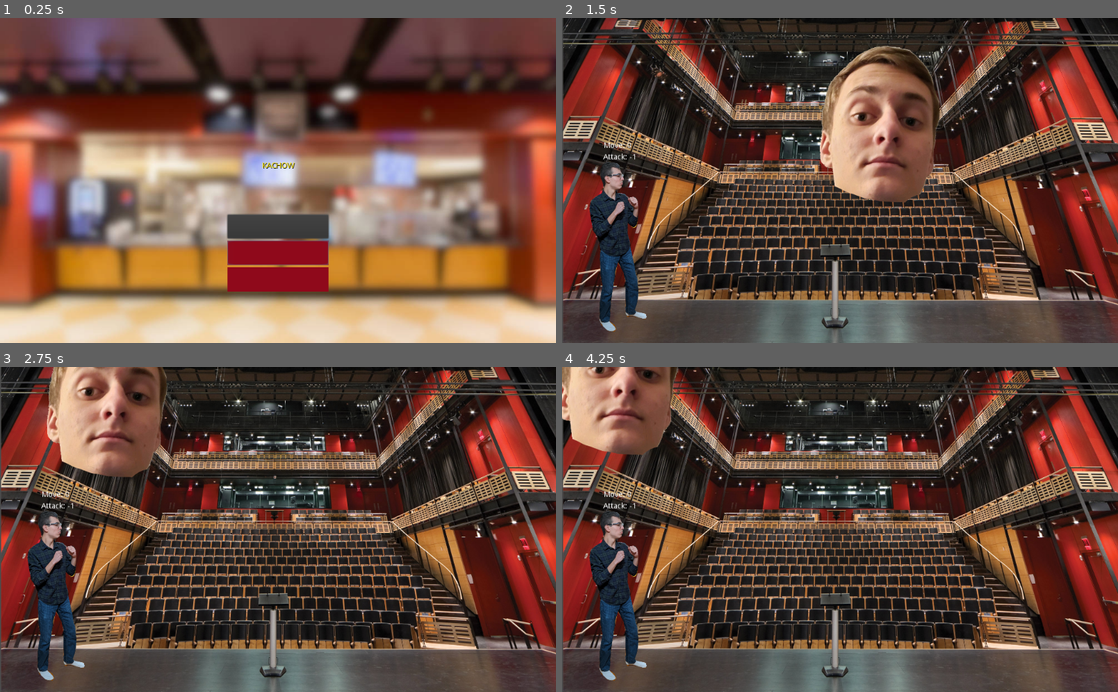
Above: before the commit, frames 1-4 (two rows, left to right).
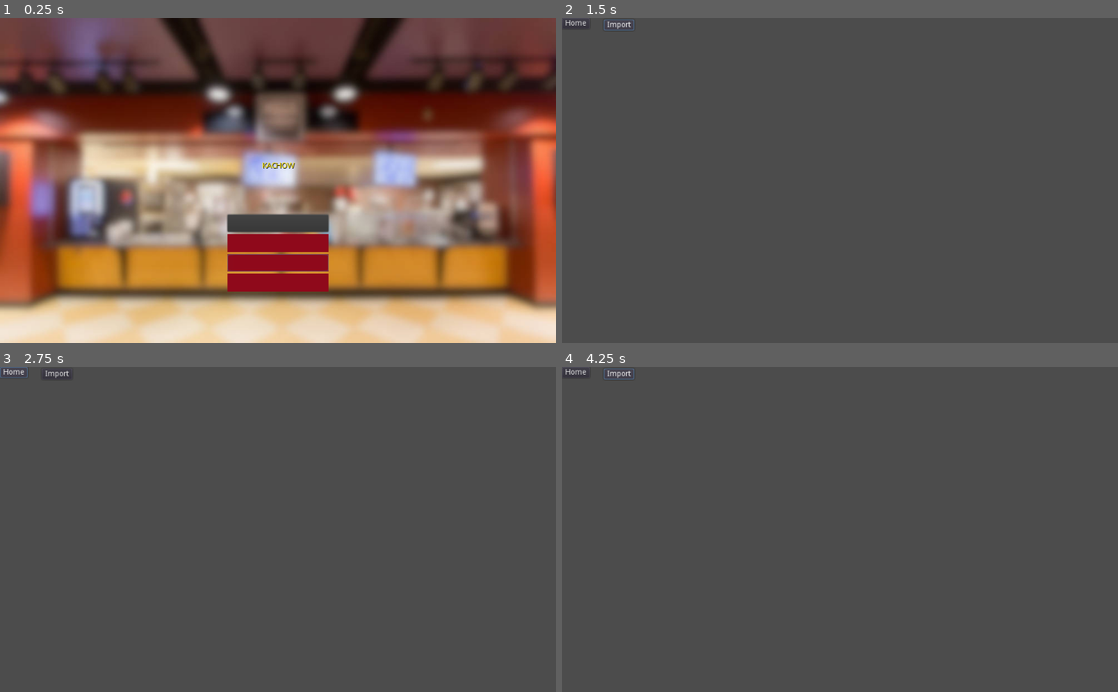
Above: after the commit, the same moments.

Repository: Apexal/wrathskeller
Game: Godot game, scene res://src/scenes/menu/Menu.tscn
Two runs of this game, one before a commit and one after it. Both use one fixed random seed, a clock stepped at 60 frames per second and the inputs below.
Inputs (mouse positions are in pixels of both pictures, inside the frame that each line leads up to):
- Up to frame 1 (0.25 s): no input
- Up to frame 2 (1.5 s): click (840, 242) at 0.5 s, where only the run after the commit has a clickable "Manage Characters"; click (617, 24) at 1.25 s, where only the run after the commit has a clickable "Import"
- Up to frame 3 (2.75 s): click (11, 373) at 2 s, where only the run after the commit has a clickable "Home"
- Up to frame 4 (4.25 s): click (573, 373) at 2.75 s, where only the run after the commit has a clickable "Home"; click (617, 373) at 3.5 s, where only the run after the commit has a clickable "Import"

The runs differ from the first frame. In frame 1, 1.0% of the frame differs, in the area x 40-60%, y 65-79%; in frame 2, 87%, in the area x 0-100%, y 0-100%; in frame 3, 87%; in frame 4, 86%.

Commit message:
Add menu button to manage characters

Diff:
--- a/src/scenes/characters/ManageCharacter.gd
+++ b/src/scenes/characters/ManageCharacter.gd
@@ -9,7 +9,7 @@
 	character_root.name = character_data["name"]
 	return character_root
 
-func _save_character(character_node):
+func _serialize_character(character_node):
 	var scene = PackedScene.new()
 	var result = scene.pack(character_node)
 	if result == OK:
@@ -18,12 +18,8 @@
 			print(error)
 			push_error("An error occurred while saving the character to disk.")
 
-func _on_Import_pressed():
-	_save_character(_create_character({
-		"name": "No"
-	}))
-
-func _ready():
+func _deserialize_characters():
+	var characters = []
 	var dir = Directory.new()
 	if dir.open("user://") == OK:
 		dir.list_dir_begin()
@@ -32,7 +28,15 @@
 			if not dir.current_is_dir():
 				if file_name.ends_with(".scn"):
 					var character = load("user://" + file_name).instance()
-					var label = Label.new()
-					label.text = character.name
-					$GridContainer.add_child(label)
+					characters.append(character)
 			file_name = dir.get_next()
+
+	return characters
+
+func _on_Import_pressed():
+	_serialize_character(_create_character({
+		"name": "No"
+	}))
+
+func _ready():
+	pass
--- a/src/scenes/menu/Menu.gd
+++ b/src/scenes/menu/Menu.gd
@@ -19,3 +19,8 @@
 func _on_TrainingButton_pressed():
 	_stop_bg_music()
 	get_tree().change_scene("res://src/scenes/training/TrainingLevel.tscn")
+
+
+func _on_ManageCharacters_pressed():
+	_stop_bg_music()
+	get_tree().change_scene("res://src/scenes/characters/ManageCharacter.tscn")
--- a/src/scenes/menu/Menu.tscn
+++ b/src/scenes/menu/Menu.tscn
@@ -73,7 +73,7 @@
 
 [node name="Start" type="Button" parent="Buttons"]
 margin_right = 186.0
-margin_bottom = 44.0
+margin_bottom = 32.0
 focus_neighbour_top = NodePath("../Quit")
 focus_neighbour_bottom = NodePath("../Training")
 size_flags_horizontal = 3
@@ -81,10 +81,20 @@
 disabled = true
 text = "Start Game"
 
+[node name="ManageCharacters" type="Button" parent="Buttons"]
+margin_top = 36.0
+margin_right = 186.0
+margin_bottom = 69.0
+focus_neighbour_top = NodePath("../Start")
+focus_neighbour_bottom = NodePath("../Quit")
+size_flags_horizontal = 3
+size_flags_vertical = 3
+text = "Manage Characters"
+
 [node name="Training" type="Button" parent="Buttons"]
-margin_top = 48.0
+margin_top = 73.0
 margin_right = 186.0
-margin_bottom = 93.0
+margin_bottom = 105.0
 focus_neighbour_top = NodePath("../Start")
 focus_neighbour_bottom = NodePath("../Quit")
 size_flags_horizontal = 3
@@ -92,7 +102,7 @@
 text = "Training"
 
 [node name="Quit" type="Button" parent="Buttons"]
-margin_top = 97.0
+margin_top = 109.0
 margin_right = 186.0
 margin_bottom = 142.0
 focus_neighbour_top = NodePath("../Training")
@@ -145,5 +155,6 @@
 }
 
 [connection signal="pressed" from="Buttons/Start" to="." method="_on_StartButton_pressed"]
+[connection signal="pressed" from="Buttons/ManageCharacters" to="." method="_on_ManageCharacters_pressed"]
 [connection signal="pressed" from="Buttons/Training" to="." method="_on_TrainingButton_pressed"]
 [connection signal="pressed" from="Buttons/Quit" to="." method="_on_QuitButton_pressed"]
